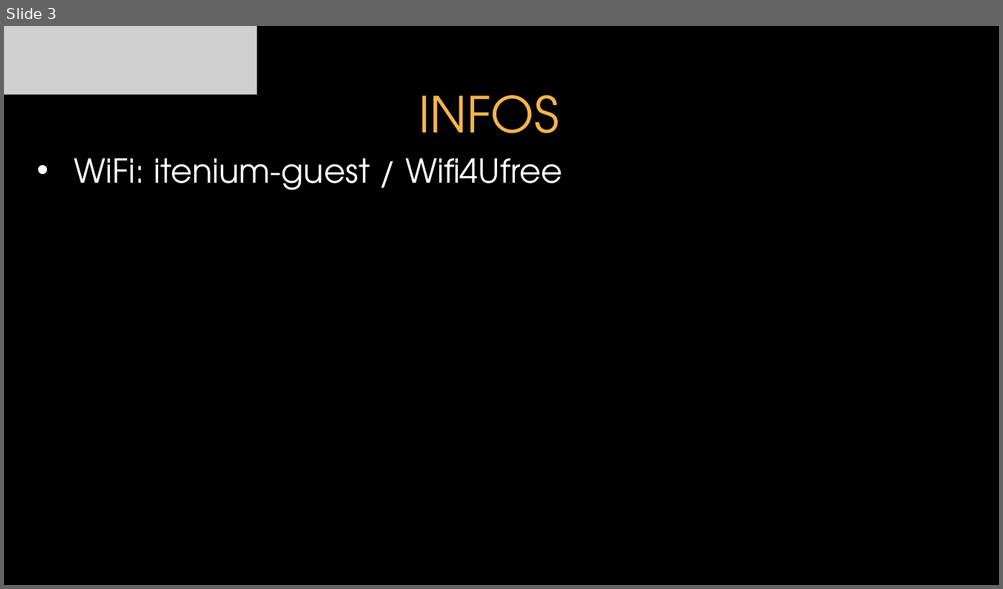
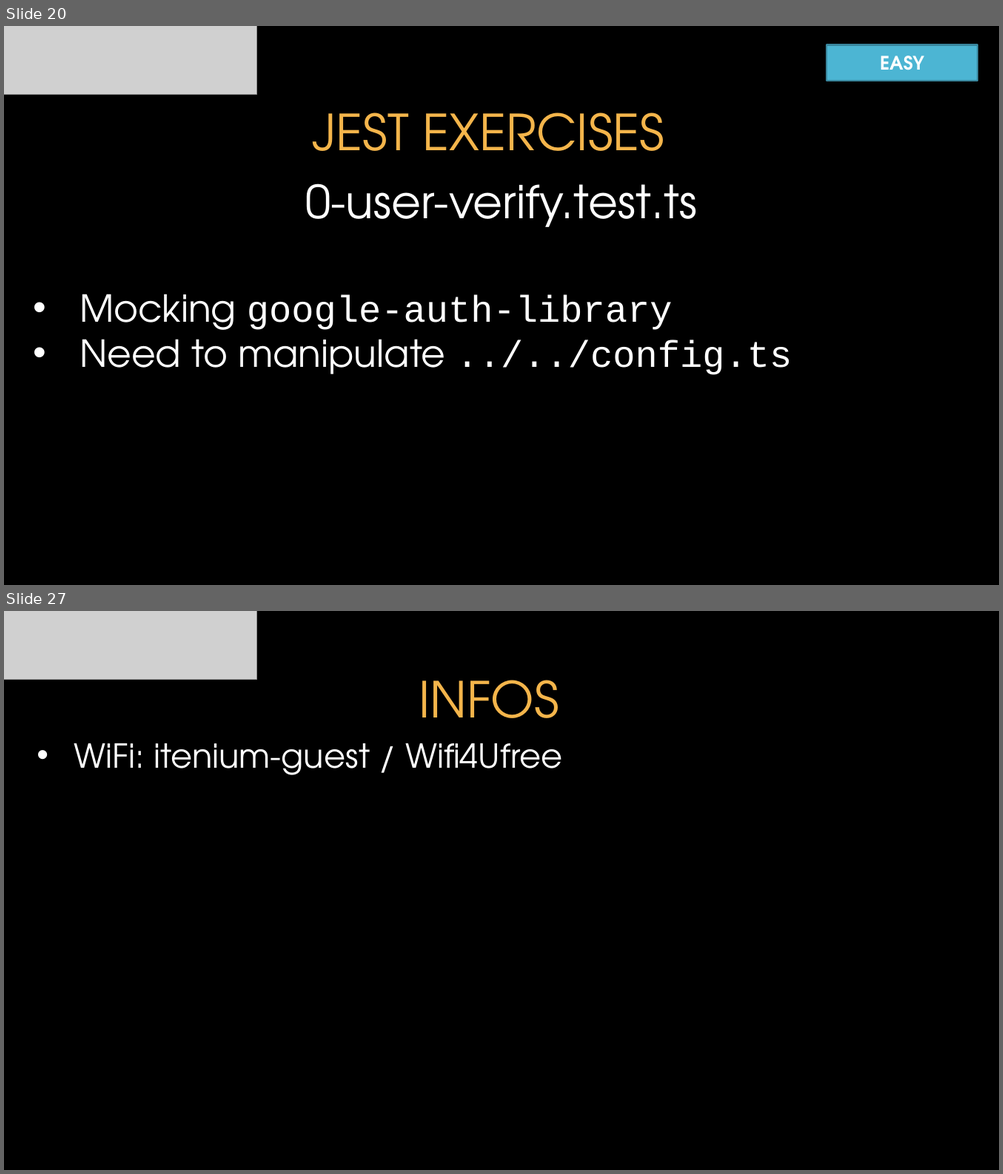
Before and after one commit to itenium-be/Frontend-UnitTesting, a slide deck: Frontend-UnitTesting.pptx. Shown one above the other, each under a label of ours: slide 3 before the commit, slides 20 and 27 after it; the slides between them are not shown. The pictures are 1003x589 and 1003x1174 pixels, drawn with LibreOffice and Linux fonts; fonts in the diff are those of the drawing; grey boxes stand for pictures; background and template pictures are left out. Boxes give left, top, right and bottom in pixels: in the first picture for what was removed or moved away, otherwise in the second. Text is boxed around its words. In the diff, an @@ line names an element or a change of style, - is before the commit and + after.

Commit message:
update pptx - part 1 Jest

```diff
--- a/Frontend-UnitTesting.pptx
+++ b/Frontend-UnitTesting.pptx
@@ slide 20 added at (4,26,999,585), background picture (left out) @@
@@ picture added at (4,26,256,95) @@
@@ rectangle added at (826,44,977,81), fill #4CB5D3, outline #38869C 1.5 pt, 18 pt, text #FFFFFF, bold @@
+EASY
@@ title added at (312,113,664,151), 48 pt, text #F4B54B @@
+JEST EXERCISES
@@ text added at (305,184,697,227), 44 pt, text #FFFFFF @@
+0-user-verify.test.ts
@@ text added at (79,294,792,375), 36 pt, text #FFFFFF @@
+• Mocking google-auth-library
+• Need to manipulate ../../config.ts
@@ what was slide 3 is now slide 27 @@
```
Also in this commit, not shown: 1 slide changed, 23 other slides added.
